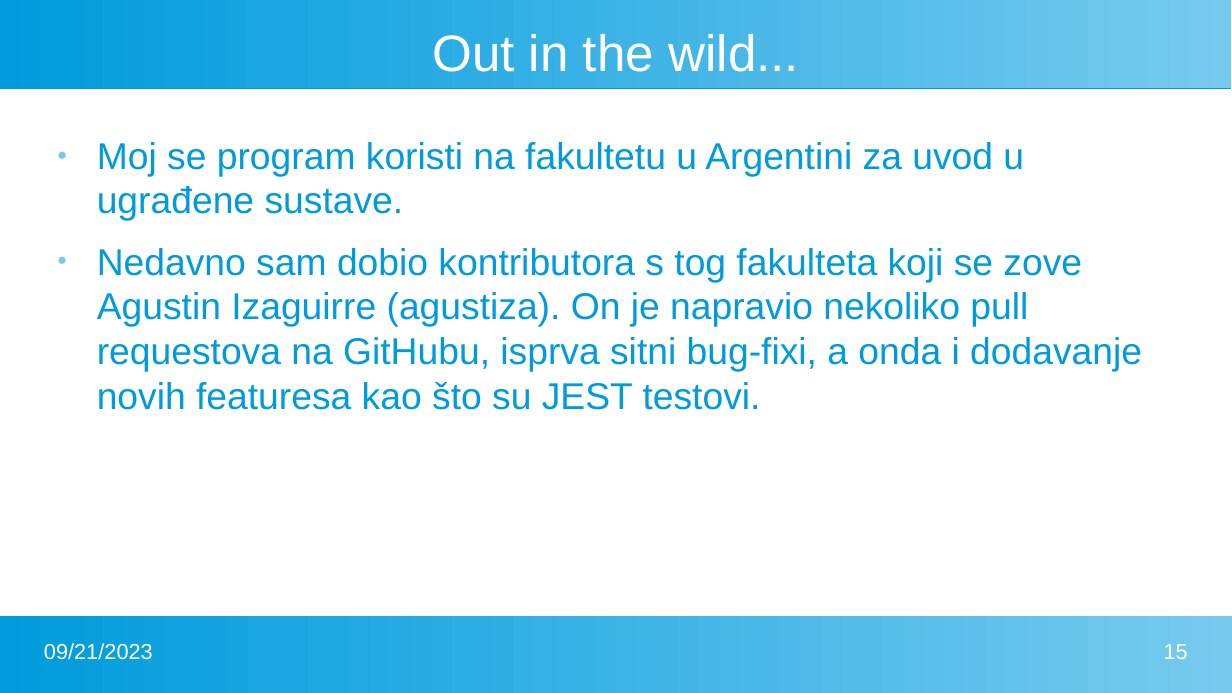
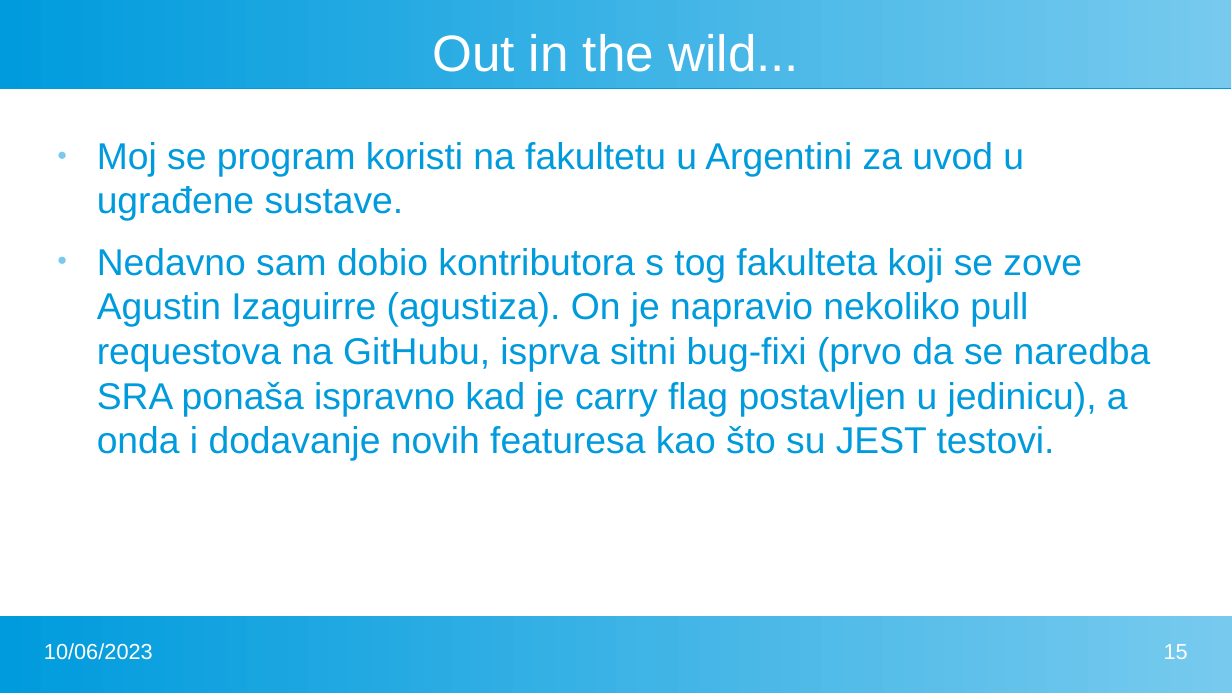
Before and after one commit to FlatAssembler/PicoBlaze_Simulator_in_JS, a slide deck: slide 15 of seminar/PicoBlaze.pptx. Drawn at 1232x693 pixels with LibreOffice and Linux fonts; fonts in the diff are those of the drawing. Boxes give left, top, right and bottom in pixels: in the first picture for what was removed or moved away, otherwise in the second. Text is boxed around its words. In the diff, an @@ line names an element or a change of style, - is before the commit and + after.

```diff
--- a/seminar/PicoBlaze.pptx
+++ b/seminar/PicoBlaze.pptx
@@ text at (97, 248, 1151, 461): text changed @@
-● Nedavno sam dobio kontributora s tog fakulteta koji se zove Agustin Izaguirre (agustiza). On je napravio nekoliko pull requestova na GitHubu, isprva sitni bug-fixi, a onda i dodavanje novih featuresa kao što su JEST testovi.
+● Nedavno sam dobio kontributora s tog fakulteta koji se zove Agustin Izaguirre (agustiza). On je napravio nekoliko pull requestova na GitHubu, isprva sitni bug-fixi (prvo da se naredba SRA ponaša ispravno kad je carry flag postavljen u jedinicu), a onda i dodavanje novih featuresa kao što su JEST testovi.
@@ text at (44, 643, 153, 660): text changed @@
-09/21/2023
+10/06/2023
```
Also in this commit, not shown: 15 other slides changed, 2 other files.
